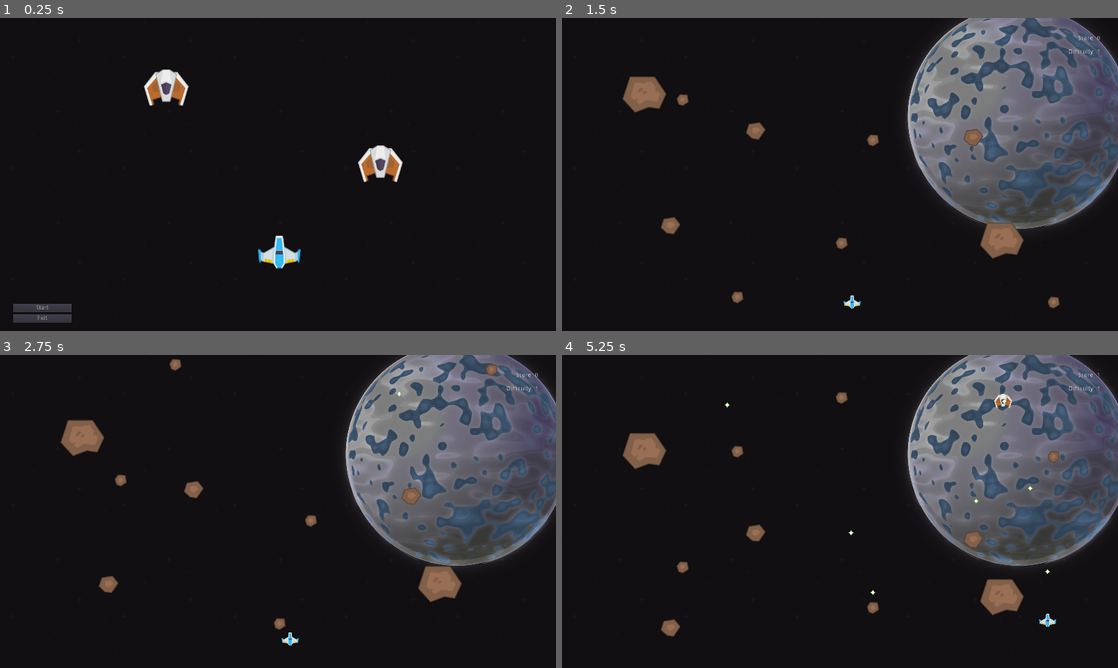
Above: before the commit, frames 1-4 (two rows, left to right).
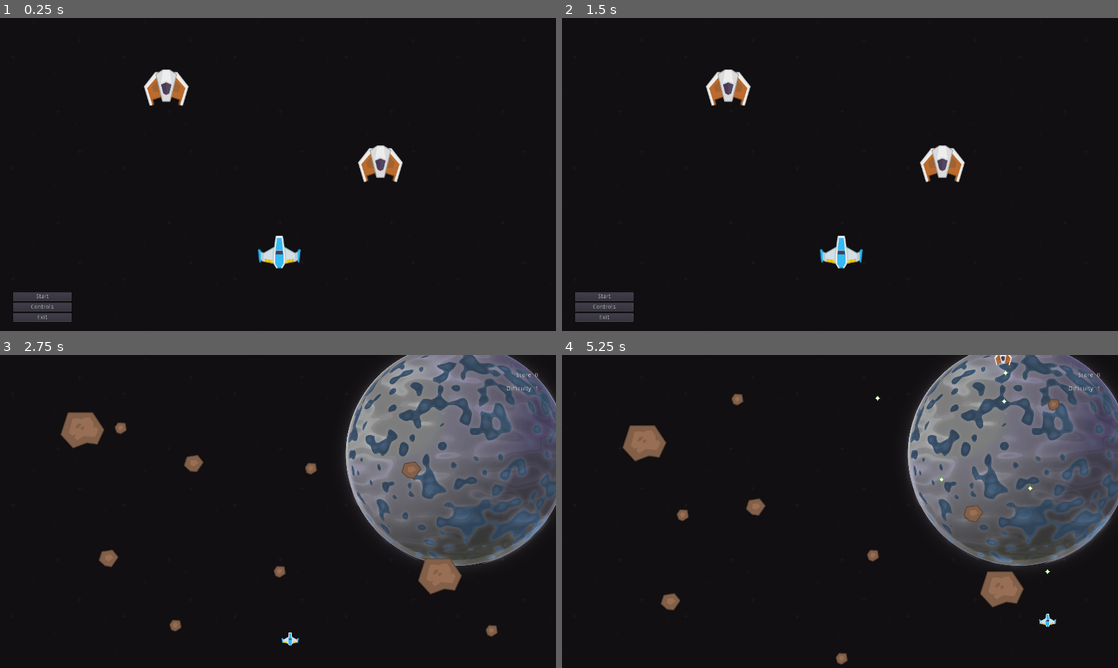
Above: after the commit, the same moments.

Repository: pmatigakis/spaceshooter
Game: Godot game, scene res://Menu.tscn
Two runs of this game, one before a commit and one after it. Both use one fixed random seed, a clock stepped at 60 frames per second and the inputs below.
Inputs (mouse positions are in pixels of both pictures, inside the frame that each line leads up to):
- Up to frame 1 (0.25 s): no input
- Up to frame 2 (1.5 s): click (606, 305) at 0.5 s, where only the run after the commit has a clickable "Controls"; click (845, 165) at 1.25 s, where only the run after the commit has a clickable "Apply"
- Up to frame 3 (2.75 s): click (44, 633) at 2 s, where only the run after the commit has a clickable "Start"
- Up to frame 4 (5.25 s): tap Enter at 2.75 s; hold Right (ui_right) 2.78-3.53 s; hold Space (fire_weapon) 2.78-3.53 s; hold Down (ui_down) 3.53-4.28 s; tap Space (fire_weapon) at 3.6, 5.1 s; hold Right (ui_right) 4.28-5.03 s; hold Space (fire_weapon) 4.28-5.03 s; hold Up (ui_up) from 5.03 s (still down)

The runs differ from the first frame. In frame 1, 0.5% of the frame differs, in the area x 2-13%, y 87-98%; in frame 2, 25%, in the area x 2-100%, y 0-98%; in frame 3, 2.3%; in frame 4, 2.6%.

Commit message:
Added the controls page

Diff:
--- /dev/null
+++ b/KeyPersistence.gd
@@ -0,0 +1,44 @@
+extends Node
+
+
+const keymaps_path = "user://keymaps.dat"
+var keymaps: Dictionary
+
+
+func _ready() -> void:
+	# First we create the keymap dictionary on startup with all
+	# the keymap actions we have.
+	for action in InputMap.get_actions():
+		keymaps[action] = InputMap.get_action_list(action)[0]
+	load_keymap()
+
+
+func load_keymap() -> void:
+	var file := File.new()
+	if not file.file_exists(keymaps_path):
+		save_keymap() # There is no save file yet, so let's create one.
+		return
+	#warning-ignore:return_value_discarded
+	file.open(keymaps_path, File.READ)
+	var temp_keymap: Dictionary = file.get_var(true)
+	file.close()
+	# We don't just replace the keymaps dictionary, because if you
+	# updated your game and removed/added keymaps, the data of this
+	# save file may have invalid actions. So we check one by one to
+	# make sure that the keymap dictionary really has all current actions.
+	for action in keymaps.keys():
+		if temp_keymap.has(action):
+			keymaps[action] = temp_keymap[action]
+			# Whilst setting the keymap dictionary, we also set the
+			# correct InputMap event
+			InputMap.action_erase_events(action)
+			InputMap.action_add_event(action, keymaps[action])
+
+
+func save_keymap() -> void:
+	# For saving the keymap, we just save the entire dictionary as a var.
+	var file := File.new()
+	#warning-ignore:return_value_discarded
+	file.open(keymaps_path, File.WRITE)
+	file.store_var(keymaps, true)
+	file.close()
--- a/Menu.gd
+++ b/Menu.gd
@@ -12,3 +12,7 @@
 
 func _on_Exit_pressed():
 	get_tree().quit()
+
+
+func _on_Controls_pressed():
+	get_tree().change_scene("res://scenes/settings/controls/Controls.tscn")
--- a/Menu.tscn
+++ b/Menu.tscn
@@ -21,18 +21,25 @@
 anchor_top = 1.0
 anchor_bottom = 1.0
 margin_left = 30.0
-margin_top = -63.0
+margin_top = -89.0
 margin_right = 165.0
+margin_bottom = -21.0
 
 [node name="Start" type="Button" parent="VBoxContainer"]
 margin_right = 135.0
 margin_bottom = 20.0
 text = "Start"
 
-[node name="Exit" type="Button" parent="VBoxContainer"]
+[node name="Controls" type="Button" parent="VBoxContainer"]
 margin_top = 24.0
 margin_right = 135.0
 margin_bottom = 44.0
+text = "Controls"
+
+[node name="Exit" type="Button" parent="VBoxContainer"]
+margin_top = 48.0
+margin_right = 135.0
+margin_bottom = 68.0
 text = "Exit"
 
 [node name="Ships" type="Node2D" parent="."]
@@ -50,4 +57,5 @@
 texture = ExtResource( 2 )
 
 [connection signal="pressed" from="VBoxContainer/Start" to="." method="_on_Start_pressed"]
+[connection signal="pressed" from="VBoxContainer/Controls" to="." method="_on_Controls_pressed"]
 [connection signal="pressed" from="VBoxContainer/Exit" to="." method="_on_Exit_pressed"]
--- a/project.godot
+++ b/project.godot
@@ -13,6 +13,10 @@
 config/name="Spaceshooter"
 run/main_scene="res://Menu.tscn"
 config/icon="res://icon.png"
+
+[autoload]
+
+KeyPersistence="*res://KeyPersistence.gd"
 
 [display]
 
--- /dev/null
+++ b/scenes/settings/controls/Apply.gd
@@ -0,0 +1,15 @@
+extends Button
+
+
+# Called when the node enters the scene tree for the first time.
+func _ready():
+	pass # Replace with function body.
+
+
+# Called every frame. 'delta' is the elapsed time since the previous frame.
+#func _process(delta):
+#	pass
+
+
+func _on_Apply_pressed():
+	get_tree().change_scene("res://Menu.tscn")
--- /dev/null
+++ b/scenes/settings/controls/Controls.tscn
@@ -0,0 +1,99 @@
+[gd_scene load_steps=3 format=2]
+
+[ext_resource path="res://scenes/settings/controls/Apply.gd" type="Script" id=1]
+[ext_resource path="res://scenes/settings/controls/RemapButton.tscn" type="PackedScene" id=2]
+
+[node name="Node2D" type="Node2D"]
+
+[node name="Title" type="Label" parent="."]
+margin_left = 592.0
+margin_top = 40.0
+margin_right = 688.0
+margin_bottom = 80.0
+text = "Controls"
+align = 1
+valign = 1
+
+[node name="MoveUp" type="Label" parent="."]
+margin_left = 528.0
+margin_top = 80.0
+margin_right = 624.0
+margin_bottom = 120.0
+text = "Move up"
+valign = 1
+
+[node name="MoveDown" type="Label" parent="."]
+margin_left = 528.0
+margin_top = 120.0
+margin_right = 624.0
+margin_bottom = 160.0
+text = "Move down"
+valign = 1
+
+[node name="MoveLeft" type="Label" parent="."]
+margin_left = 528.0
+margin_top = 160.0
+margin_right = 624.0
+margin_bottom = 200.0
+text = "Move left"
+valign = 1
+
+[node name="MoveRight" type="Label" parent="."]
+margin_left = 528.0
+margin_top = 200.0
+margin_right = 624.0
+margin_bottom = 240.0
+text = "Move right"
+valign = 1
+
+[node name="Fire" type="Label" parent="."]
+margin_left = 528.0
+margin_top = 240.0
+margin_right = 624.0
+margin_bottom = 280.0
+text = "Fire"
+valign = 1
+
+[node name="Apply" type="Button" parent="."]
+margin_left = 600.0
+margin_top = 320.0
+margin_right = 696.0
+margin_bottom = 360.0
+text = "Apply"
+script = ExtResource( 1 )
+
+[node name="RemapUp" parent="." instance=ExtResource( 2 )]
+margin_left = 648.0
+margin_top = 80.0
+margin_right = 744.0
+margin_bottom = 120.0
+
+[node name="RemapDown" parent="." instance=ExtResource( 2 )]
+margin_left = 648.0
+margin_top = 120.0
+margin_right = 744.0
+margin_bottom = 160.0
+action = "ui_down"
+
+[node name="RemapLeft" parent="." instance=ExtResource( 2 )]
+margin_left = 648.0
+margin_top = 160.0
+margin_right = 744.0
+margin_bottom = 200.0
+action = "ui_left"
+
+[node name="RemapRight" parent="." instance=ExtResource( 2 )]
+margin_left = 648.0
+margin_top = 200.0
+margin_right = 744.0
+margin_bottom = 240.0
+action = "ui_right"
+
+[node name="RemapFire" parent="." instance=ExtResource( 2 )]
+margin_left = 648.0
+margin_top = 240.0
+margin_right = 744.0
+margin_bottom = 280.0
+action = "fire_weapon"
+
+[connection signal="pressed" from="Apply" to="Apply" method="_on_Apply_pressed"]
--- /dev/null
+++ b/scenes/settings/controls/RemapButton.gd
@@ -0,0 +1,41 @@
+extends Button
+
+
+export(String) var action = "ui_up"
+
+
+func _ready():
+	assert(InputMap.has_action(action))
+	set_process_unhandled_key_input(false)
+	display_current_key()
+
+
+func _toggled(button_pressed):
+	set_process_unhandled_key_input(button_pressed)
+	if button_pressed:
+		text = "... Key"
+		release_focus()
+	else:
+		display_current_key()
+
+
+func _unhandled_key_input(event):
+	# Note that you can use the _input callback instead, especially if
+	# you want to work with gamepads.
+	remap_action_to(event)
+	pressed = false
+
+
+func remap_action_to(event):
+	# We first change the event in this game instance.
+	InputMap.action_erase_events(action)
+	InputMap.action_add_event(action, event)
+	# And then save it to the keymaps file
+	KeyPersistence.keymaps[action] = event
+	KeyPersistence.save_keymap()
+	text = "%s Key" % event.as_text()
+
+
+func display_current_key():
+	var current_key = InputMap.get_action_list(action)[0].as_text()
+	text = "%s Key" % current_key
--- /dev/null
+++ b/scenes/settings/controls/RemapButton.tscn
@@ -0,0 +1,9 @@
+[gd_scene load_steps=2 format=2]
+
+[ext_resource path="res://scenes/settings/controls/RemapButton.gd" type="Script" id=1]
+
+[node name="Button" type="Button"]
+margin_right = 12.0
+margin_bottom = 20.0
+toggle_mode = true
+script = ExtResource( 1 )
